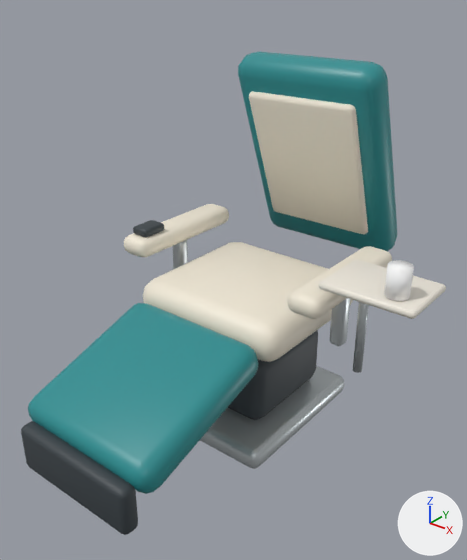
Renders of the glTF model yolanda/zombie/assets/opening/recliners/TreatmentRecliner_advanced.glb from each side of a commit.
Camera for both pictures: a 50 mm lens placed at (0.541, -1.692, 1.571), pointed at (-0.642, -0.213, 0.654). The lights are fixed; the arrows at lower right show +X, +Y and +Z. The picture after the commit comes second. Vertices at exactly the same position are counted once.

Names of what the first picture shows: 'TreatmentRecliner_advanced'.
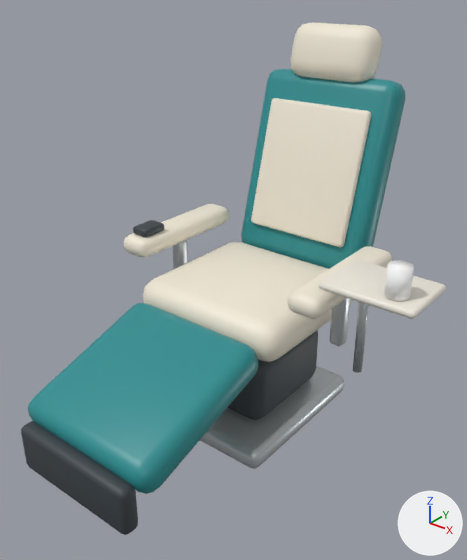
Boxes [x1, y1, x2, y2] around the edits, measured in the pictures (467 x 560 px):
'TreatmentRecliner_advanced', reshaped (6% taller)
    before: [21, 52, 446, 535]
    after: [21, 22, 446, 535]
part 1 of me_cube_030, rebuilt
    before: [249, 91, 368, 235]
    after: [251, 98, 371, 247]
part 2 of me_cube_030, rebuilt
    before: [238, 52, 397, 251]
    after: [241, 69, 406, 269]
part 3 of me_cube_030, added (pale yellow)
    after: [290, 22, 382, 83]

Diff of the bpy script that builds the scene:
```diff
--- a/yolanda/zombie/assets/opening/recliners/TreatmentRecliner_advanced.glb.py
+++ b/yolanda/zombie/assets/opening/recliners/TreatmentRecliner_advanced.glb.py
@@ me_cube_030 @@
 # used by ob_treatmentrecliner_advanced; location = (0.0, 0.0, 0.0)
-me_cube_030.from_pydata(...)  # 1404 vertices, 2744 faces; spans x -1.14..-0.02, y -0.873..0.595, z 0.0..1.289
+me_cube_030.from_pydata(...)  # 1596 vertices, 3120 faces; spans x -1.14..-0.02, y -0.873..0.547, z 0.0..1.384
+# me_cube_030 part 1: the loose piece of 96 vertices spanning x -0.94..-0.5, y 0.236..0.45, z 0.644..1.16 is rebuilt with 96 vertices and now spans x -0.93..-0.51, y 0.251..0.4, z 0.643..1.117
+# me_cube_030 part 2: the loose piece of 96 vertices spanning x -1.01..-0.43, y 0.232..0.595, z 0.544..1.289 is rebuilt with 96 vertices and now spans x -1.0..-0.44, y 0.253..0.539, z 0.509..1.213
+# me_cube_030 part 3: a new loose piece of 96 vertices spanning x -0.89..-0.55, y 0.4..0.547, z 1.187..1.384, in mat_cream_advanced (pale yellow #f2ead8)
+# other edits to the shape of me_cube_030 do not show in these pictures
 me_cube_030.materials.append(mat_cream_advanced)
```
